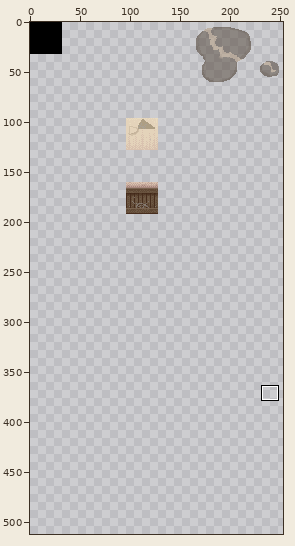
Sprite sheet, stored at LIT12Game/img/tilesets/LIT-Inside_A5.png. Above: a wide view before the commit, with the close-up outlined.
Close-up. Before:
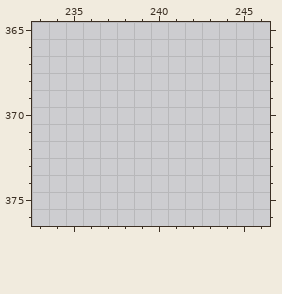
The file is 256x512 pixels. Colours within 5 levels of each other are drawn and written as one. Shown: x 233..246, y 365..376. The wide view leaves out empty margins. The commit also changed other parts of the picture, which this record leaves out.
Palette (. is transparent): 
The result:
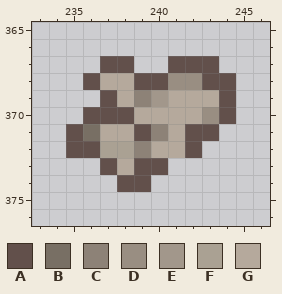
Colours new in this view: A #62504b  B #786f64  C #8d8277  D #998e82  E #a2978b  F #aaa193  G #b5a99c
Changes in this commit:
y 367: x 237..238 .. -> AA; x 241..243 ... -> AAA
y 368: x 236..244 ......... -> AGGAADDAA
y 369: x 237..244 ........ -> AGCEGGGA
y 370: x 236..244 ......... -> AAAGGGGDA
y 371: x 235..243 ......... -> ABGGACGAA
y 372: x 235..242 ........ -> AAFFCGGA
y 373: x 237..240 .... -> AGAA
y 374: x 238..239 .. -> AA
Pixel boxes of the changes (left, top, right, bottom) in both close-ups:
added: (66, 56, 236, 192)
